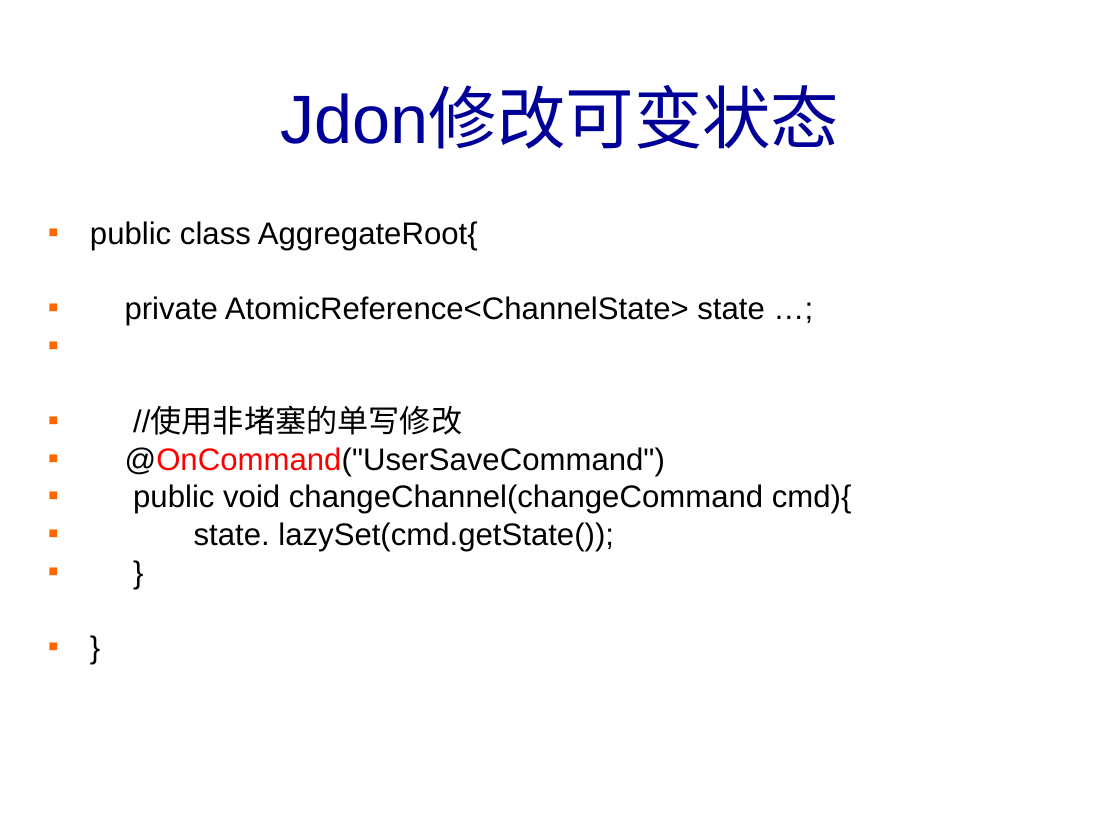
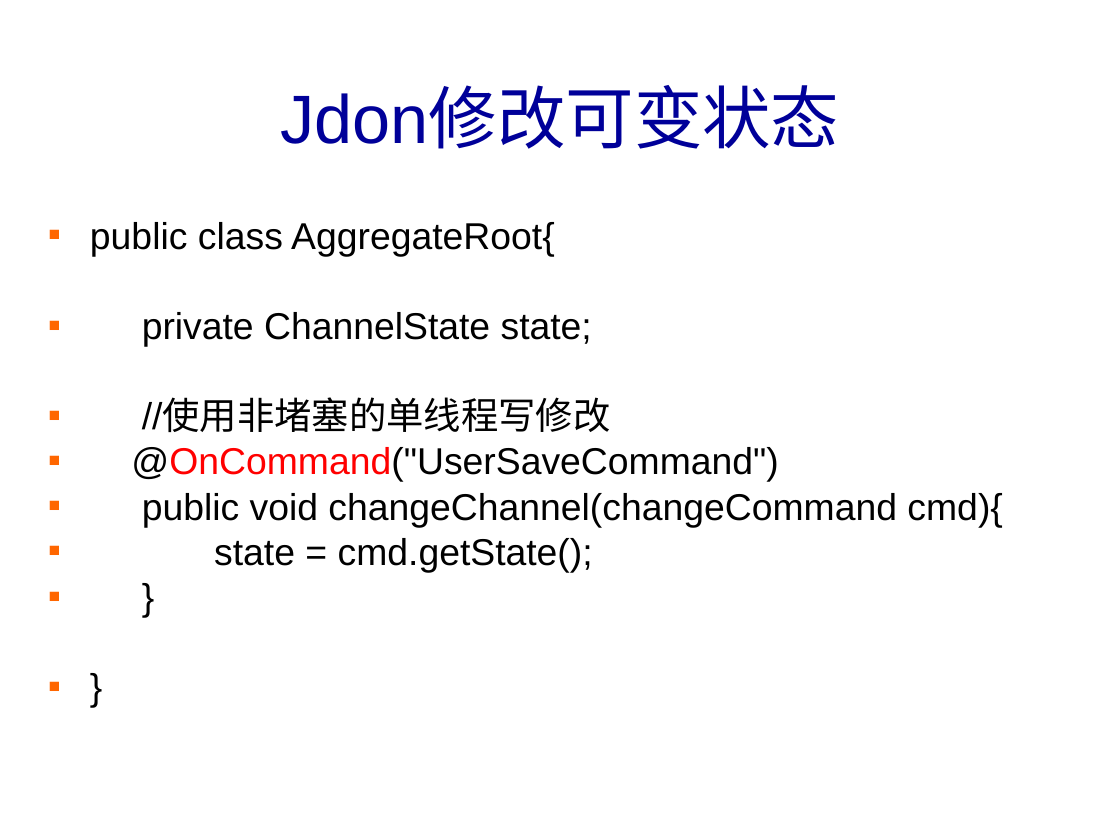
Before and after one commit to banq/jdonframework, a slide deck: slide 13 of doc/chinese/JdonFramework.ppt. Drawn at 1120x840 pixels with LibreOffice and Linux fonts; fonts in the diff are those of the drawing; background and template pictures are left out. Boxes give left, top, right and bottom in pixels: in the first picture for what was removed or moved away, otherwise in the second. Text is boxed around its words. In the diff, an @@ line names an element or a change of style, - is before the commit and + after.

```diff
--- a/doc/chinese/JdonFramework.ppt
+++ b/doc/chinese/JdonFramework.ppt
@@ text at bbox=[90, 222, 1002, 527]: size 20 to 24 pt in "public class AggregateRoot{", "@OnCommand("UserSaveCommand")", "public void changeChannel(changeCommand cmd){", "}" and 1 more places; more space between paragraphs @@
@@ text at bbox=[142, 312, 611, 432]: text changed; size 20 to 24 pt @@
-▪ private AtomicReference<ChannelState> state …;
-▪ //使用非堵塞的单写修改
+▪ private ChannelState state;
+▪ //使用非堵塞的单线程写修改
@@ text at bbox=[214, 538, 593, 573]: text changed; size 20 to 24 pt @@
-▪ state. lazySet(cmd.getState());
+▪ state = cmd.getState();
```
Also in this commit, not shown: 1 slide added, 1 slide removed, 1 other file.
